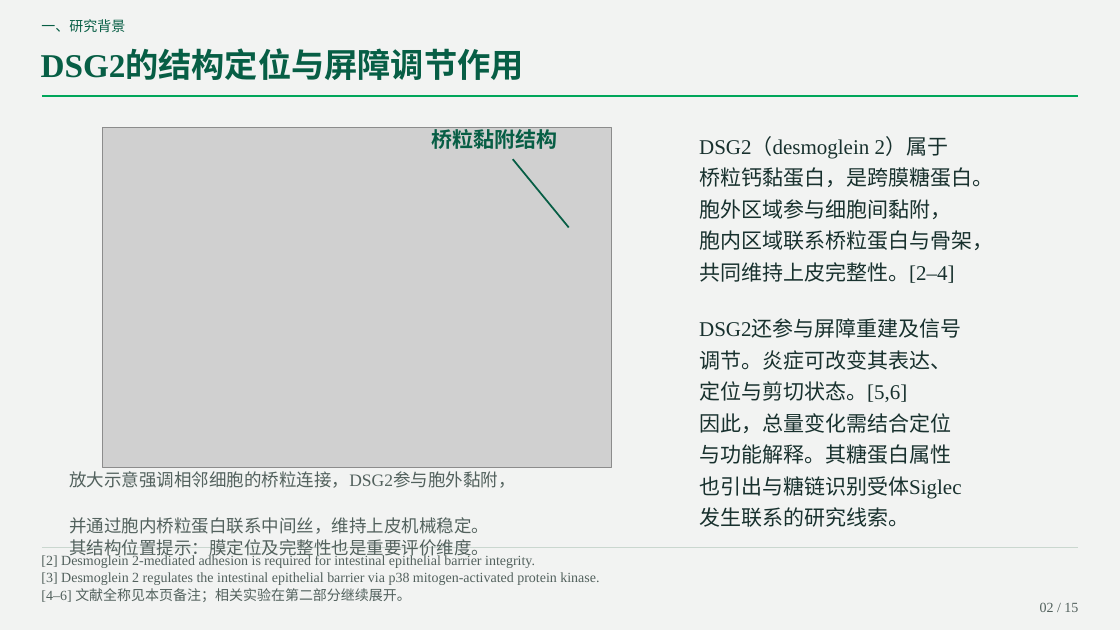
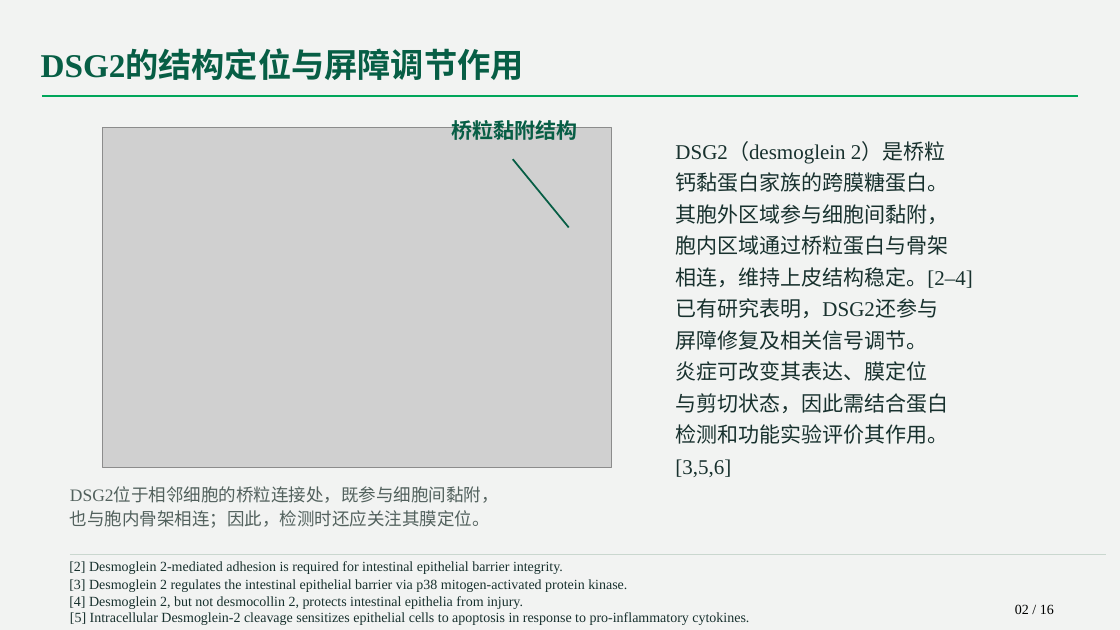
Before and after one commit to lizizhizhi-ai/111111, a slide deck: slide 2 of DSG2_Siglec_journal.pptx. Drawn at 1120x630 pixels with LibreOffice and Linux fonts; fonts in the diff are those of the drawing; grey boxes stand for pictures. Boxes give left, top, right and bottom in pixels: in the first picture for what was removed or moved away, otherwise in the second. Text is boxed around its words. In the diff, an @@ line names an element or a change of style, - is before the commit and + after.

```diff
--- a/DSG2_Siglec_journal.pptx
+++ b/DSG2_Siglec_journal.pptx
@@ text removed at (x1=41, y1=19, x2=125, y2=32) @@
-一、研究背景
@@ text "桥粒黏附结构" moved from (x1=431, y1=126, x2=557, y2=152) to (x1=452, y1=117, x2=578, y2=140) @@
@@ text at (x1=675, y1=142, x2=972, y2=477): text changed @@
-DSG2（desmoglein 2）属于
-桥粒钙黏蛋白，是跨膜糖蛋白。
-胞外区域参与细胞间黏附，
-胞内区域联系桥粒蛋白与骨架，
-共同维持上皮完整性。[2–4]
+DSG2（desmoglein 2）是桥粒
+钙黏蛋白家族的跨膜糖蛋白。
+其胞外区域参与细胞间黏附，
+胞内区域通过桥粒蛋白与骨架
+相连，维持上皮结构稳定。[2–4]
+已有研究表明，DSG2还参与
+屏障修复及相关信号调节。
+炎症可改变其表达、膜定位
+与剪切状态，因此需结合蛋白
+检测和功能实验评价其作用。
+[3,5,6]
@@ text removed at (x1=699, y1=320, x2=962, y2=527) @@
-DSG2还参与屏障重建及信号
-调节。炎症可改变其表达、
-定位与剪切状态。[5,6]
-因此，总量变化需结合定位
-与功能解释。其糖蛋白属性
-也引出与糖链识别受体Siglec
-发生联系的研究线索。
@@ text at (x1=70, y1=487, x2=499, y2=528): text changed @@
-放大示意强调相邻细胞的桥粒连接，DSG2参与胞外黏附，
-并通过胞内桥粒蛋白联系中间丝，维持上皮机械稳定。
-其结构位置提示：膜定位及完整性也是重要评价维度。
+DSG2位于相邻细胞的桥粒连接处，既参与细胞间黏附，
+也与胞内骨架相连；因此，检测时还应关注其膜定位。
@@ text "[2] Desmoglein 2-mediated adhesion is ..." moved from (x1=41, y1=554, x2=535, y2=568) to (x1=69, y1=561, x2=563, y2=574) @@
@@ text "[2] Desmoglein 2-mediated adhesion is ..." at (x1=69, y1=561, x2=563, y2=574): text colour #52615D to #18312E @@
@@ freeform shape moved from (x1=42, y1=548, x2=1078, y2=549) to (x1=70, y1=555, x2=1106, y2=555) @@
@@ text "[3] Desmoglein 2 regulates the ..." at (x1=69, y1=579, x2=627, y2=592): text colour #52615D to #18312E @@
@@ text "[3] Desmoglein 2 regulates the ..." moved from (x1=41, y1=572, x2=599, y2=585) to (x1=69, y1=579, x2=627, y2=592) @@
@@ text at (x1=69, y1=596, x2=523, y2=609): text changed; text colour #52615D to #18312E @@
-[4–6] 文献全称见本页备注；相关实验在第二部分继续展开。
+[4] Desmoglein 2, but not desmocollin 2, protects intestinal epithelia from injury.
@@ text added at (x1=70, y1=612, x2=749, y2=625), 12 pt, text #18312E @@
+[5] Intracellular Desmoglein-2 cleavage sensitizes epithelial cells to apoptosis in response to pro-inflammatory cytokines.
@@ text at (x1=1015, y1=604, x2=1054, y2=614): text changed; text colour #52615D to #000000 @@
-02 / 15
+02 / 16
```
Also in this commit, not shown: 14 other slides changed, 1 slide added, 3 other files.
